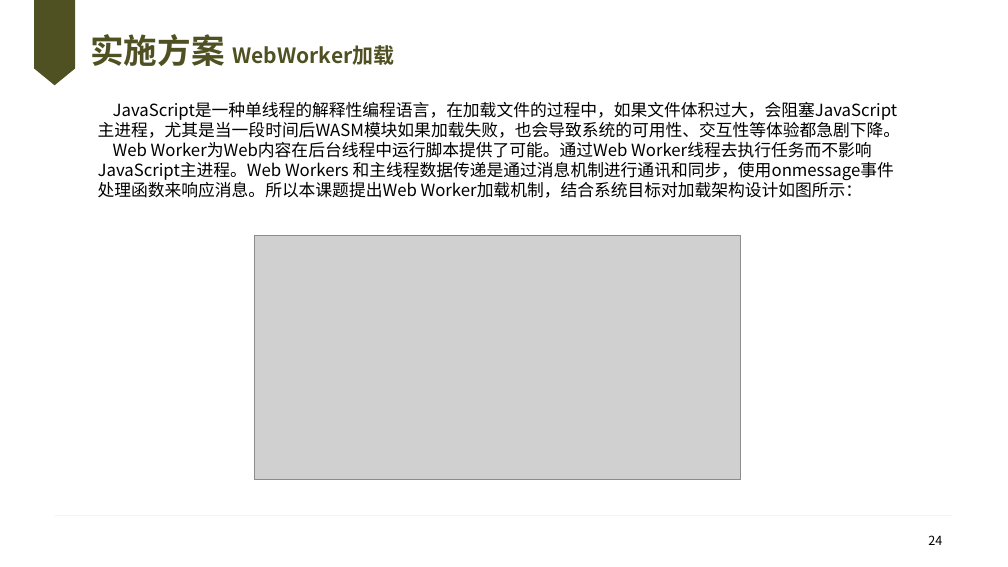
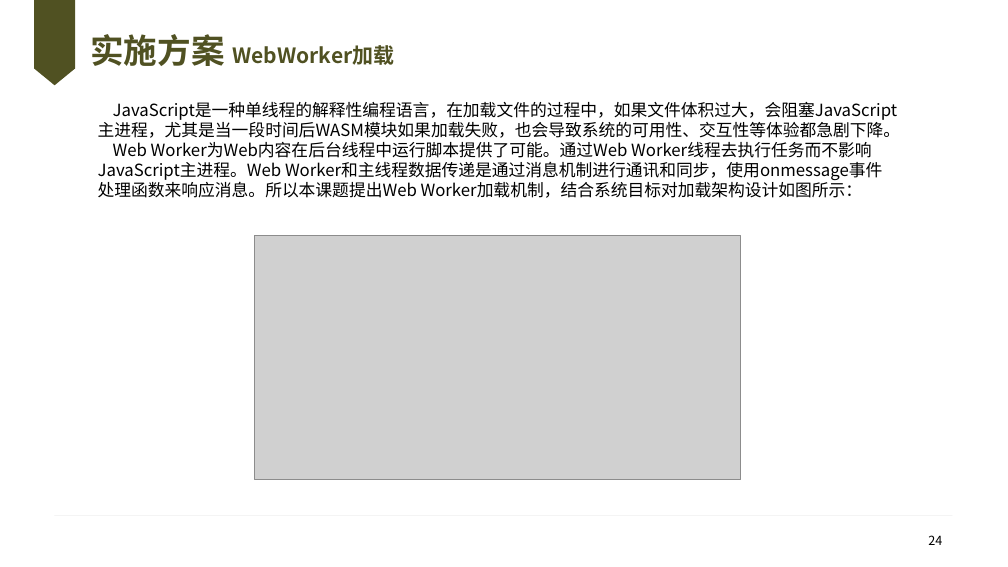
Before and after one commit to knoxnoe/GraduationProject, a slide deck: slide 24 of doc/paper/v2/缑通旺-开题.pptx. Drawn at 1008x567 pixels with LibreOffice and Linux fonts; fonts in the diff are those of the drawing; grey boxes stand for pictures; background and template pictures are left out. Boxes give left, top, right and bottom in pixels: in the first picture for what was removed or moved away, otherwise in the second. Text is boxed around its words. In the diff, an @@ line names an element or a change of style, - is before the commit and + after.

```diff
--- a/doc/paper/v2/缑通旺-开题.pptx
+++ b/doc/paper/v2/缑通旺-开题.pptx
@@ text at box(98, 142, 882, 198): text changed @@
-Web Worker为Web内容在后台线程中运行脚本提供了可能。通过Web Worker线程去执行任务而不影响JavaScript主进程。Web Workers 和主线程数据传递是通过消息机制进行通讯和同步，使用onmessage事件处理函数来响应消息。所以本课题提出Web Worker加载机制，结合系统目标对加载架构设计如图所示：
+Web Worker为Web内容在后台线程中运行脚本提供了可能。通过Web Worker线程去执行任务而不影响JavaScript主进程。Web Worker和主线程数据传递是通过消息机制进行通讯和同步，使用onmessage事件处理函数来响应消息。所以本课题提出Web Worker加载机制，结合系统目标对加载架构设计如图所示：
```
Also in this commit, not shown: 11 other slides changed, 10 other files.
